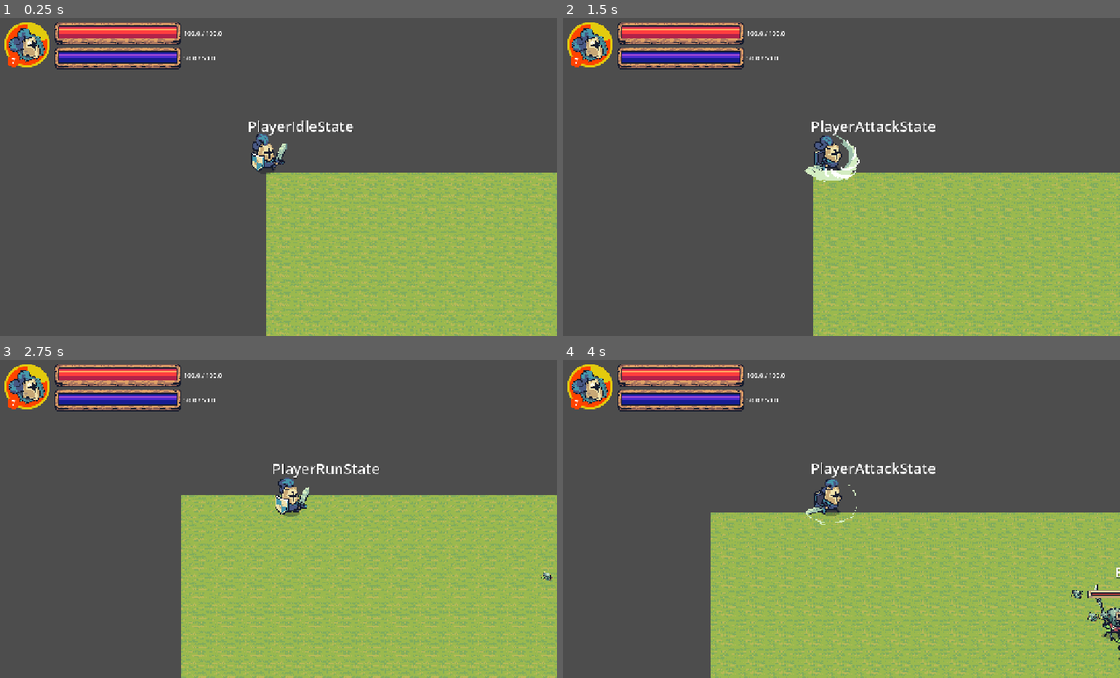
Above: before the commit, frames 1-4 (two rows, left to right).
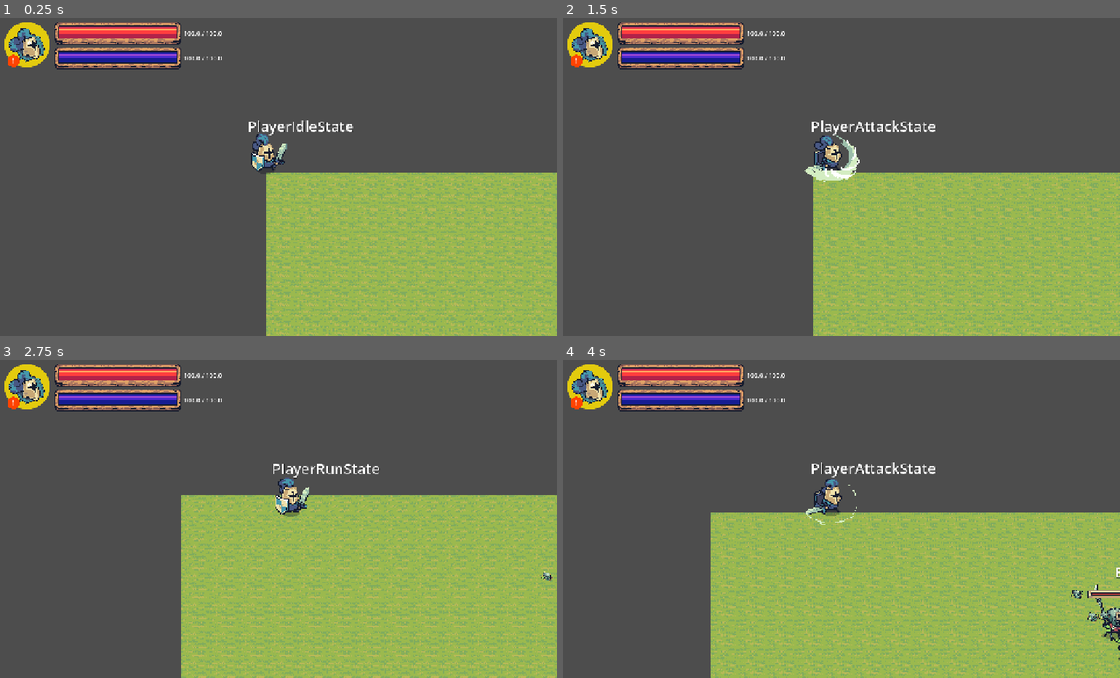
Above: after the commit, the same moments.

Repository: nidal1/rpg
Game: Godot game, scene res://scenes/world/world.tscn
The game is run twice, just before and just after one commit, with the same random seed, the same clock (stepped at 60 frames per second) and the same inputs.
Inputs (mouse positions are in pixels of both pictures, inside the frame that each line leads up to):
- Up to frame 1 (0.25 s): no input
- Up to frame 2 (1.5 s): move the mouse to (958, 154) at 0.52 s; hold D (move_right) 0.53-1.28 s; click (958, 154) at 0.67 s; move the mouse to (713, 189) at 1.27 s; hold S (move_down) from 1.28 s (still down)
- Up to frame 3 (2.75 s): move the mouse to (323, 442) at 2.02 s; release S (move_down) at 2.03 s; hold D (move_right) from 2.03 s (still down)
- Up to frame 4 (4 s): move the mouse to (802, 579) at 2.77 s; release D (move_right) at 2.78 s; hold W (move_up) 2.78-3.53 s; click (802, 579) at 2.92 s; move the mouse to (1003, 563) at 3.52 s; hold A (move_left) from 3.53 s (still down)

The runs differ from the first frame. In frame 1, 0.2% of the frame differs, in the area x 1-40%, y 2-15%; in frame 2, 0.2%; in frame 3, 0.2%; in frame 4, 0.2%.

Commit message:
implement basic leveling manager

Diff:
--- a/project.godot
+++ b/project.godot
@@ -20,6 +20,7 @@
 EventBus="*uid://cxtuwlek42x75"
 GameManager="*uid://cat3lf71wnt4v"
 SaveManager="*uid://cvsdpcrym128a"
+PlayerData="*uid://exb82x6c6fyk"
 
 [display]
 
--- a/resources/classes/warrior.tres
+++ b/resources/classes/warrior.tres
@@ -7,15 +7,18 @@
 [sub_resource type="Resource" id="Resource_ubu7b"]
 script = ExtResource("1_cmyj3")
 anim_name = "attack1"
+damage = 100.0
 metadata/_custom_type_script = "uid://bahe5wqw78xlr"
 
 [sub_resource type="Resource" id="Resource_qqrho"]
 script = ExtResource("1_cmyj3")
 anim_name = "attack2"
+damage = 100.0
 metadata/_custom_type_script = "uid://bahe5wqw78xlr"
 
 [resource]
 script = ExtResource("2_ubu7b")
 avatar_texture = ExtResource("1_ubu7b")
+max_mana = 100.0
 combo_chain = Array[ExtResource("1_cmyj3")]([SubResource("Resource_ubu7b"), SubResource("Resource_qqrho")])
 metadata/_custom_type_script = "uid://7oleemb4eeqr"
--- a/resources/enemies/enemy_params.gd
+++ b/resources/enemies/enemy_params.gd
@@ -8,3 +8,4 @@
 @export var attack_damage: float = 10.0
 @export var attack_range: float = 70.0
 @export var attack_cooldown: float = 2.2
+@export var xp_reward: int = 25
--- a/resources/enemies/goblin.tres
+++ b/resources/enemies/goblin.tres
@@ -8,4 +8,5 @@
 enemy_name = "Goblin"
 enemy_avatar = ExtResource("1_8t8dg")
 max_health = 200.0
+attack_damage = 5.0
 metadata/_custom_type_script = "uid://bqkdldqfccf6o"
--- a/scenes/ui/in_game_ui.tscn
+++ b/scenes/ui/in_game_ui.tscn
@@ -30,7 +30,7 @@
 layout_mode = 2
 size_flags_horizontal = 3
 
-[node name="TextureProgressBar" type="TextureProgressBar" parent="HeroContainer/Container" unique_id=991588088]
+[node name="LevelProgressBar" type="TextureProgressBar" parent="HeroContainer/Container" unique_id=991588088]
 layout_mode = 0
 offset_right = 40.0
 offset_bottom = 40.0
@@ -83,7 +83,7 @@
 texture = ExtResource("3_8o238")
 expand_mode = 1
 
-[node name="Label" type="Label" parent="HeroContainer/Container/Control" unique_id=1723217340]
+[node name="LevelLabel" type="Label" parent="HeroContainer/Container/Control" unique_id=1723217340]
 layout_mode = 1
 anchors_preset = 8
 anchor_left = 0.5
--- a/scripts/autoloads/event_bus.gd
+++ b/scripts/autoloads/event_bus.gd
@@ -1,6 +1,12 @@
 extends Node
 
-signal initialize_hero_stats(texture: Texture2D, max_health: float, max_mana: float)
+
+signal initialize_hero_stats(texture: Texture2D, max_health: float, max_mana: float, level: int, total_xp: int)
 signal update_hero_avatar_texture(texture: Texture2D)
 signal update_hp_bar_value(value: float)
 signal update_mana_bar_value(value: float)
+
+
+signal enemy_died(enemy: Enemy)
+signal xp_changed(current: int)
+signal level_up(new_level: int)
--- a/scripts/autoloads/game_manager.gd
+++ b/scripts/autoloads/game_manager.gd
@@ -1 +1,32 @@
 extends Node
+
+
+var level_scaler = 1.2
+
+func _ready() -> void:
+	EventBus.enemy_died.connect(_on_enemy_died)
+
+
+# leveling -----------------------------------------
+func _on_enemy_died(enemy: Enemy) -> void:
+	var xp_reward = enemy.enemy_params.xp_reward
+	if xp_reward > 0:
+		add_xp(xp_reward)
+
+func add_xp(amount: int) -> void:
+	var current_xp = PlayerData.get_current_xp() + amount
+	PlayerData.set_current_xp(current_xp)
+	EventBus.xp_changed.emit(current_xp)
+	if current_xp >= PlayerData.get_total_xp_to_next_level():
+		level_up()
+
+func level_up() -> void:
+
+	var player_level = PlayerData.get_player_level() + 1
+	PlayerData.set_player_level(player_level)
+
+	scalling_level_up()
+	EventBus.level_up.emit(player_level, PlayerData.get_total_xp_to_next_level())
+
+func scalling_level_up() -> void:
+	PlayerData.set_total_xp_to_next_level(int(level_scaler * PlayerData.get_total_xp_to_next_level()))
--- /dev/null
+++ b/scripts/autoloads/player_data.gd
@@ -0,0 +1,24 @@
+extends Node
+
+
+var __player_level: int = 1
+var __current_xp: int = 0
+var __total_xp_to_next_level: int = 75
+
+func set_player_level(new_level: int) -> void:
+	__player_level = new_level
+
+func get_player_level() -> int:
+	return __player_level
+
+func set_current_xp(new_xp: int) -> void:
+	__current_xp = new_xp
+
+func get_current_xp() -> int:
+	return __current_xp
+
+func set_total_xp_to_next_level(new_xp: int) -> void:
+	__total_xp_to_next_level = new_xp
+
+func get_total_xp_to_next_level() -> int:
+	return __total_xp_to_next_level
--- a/scripts/entities/in_game_ui.gd
+++ b/scripts/entities/in_game_ui.gd
@@ -6,13 +6,15 @@
 @onready var hp_label: Label = %HPLabel
 @onready var mana_bar: TextureProgressBar = %ManaBar
 @onready var mana_label: Label = %ManaLabel
+@onready var level_progress_bar: TextureProgressBar = $HeroContainer/Container/LevelProgressBar
+@onready var level_label: Label = $HeroContainer/Container/Control/LevelLabel
 
 
 func _ready():
-	EventBus.initialize_hero_stats.connect(initialize_hero)
+	EventBus.initialize_hero_stats.connect(_initialize_hero_stats)
 
 
-func initialize_hero(texture: Texture2D, max_health: float, max_mana: float) -> void:
+func _initialize_hero_stats(texture: Texture2D, max_health: float, max_mana: float, level: int, total_xp: int) -> void:
 	_set_hero_avatar_texture(texture)
 	hp_bar.max_value = max_health
 	hp_bar.value = max_health
@@ -21,9 +23,27 @@
 	hp_label.text = "%s / %s" % [max_health, max_health]
 	mana_label.text = "%s / %s" % [max_mana, max_mana]
 
+	level_label.text = "%s" % [level]
+	level_progress_bar.max_value = total_xp
+	level_progress_bar.value = 0
+
 	EventBus.update_hero_avatar_texture.connect(on_hero_avatar_texture)
 	EventBus.update_hp_bar_value.connect(on_hp_bar_value)
 	EventBus.update_mana_bar_value.connect(on_mana_bar_value)
+
+	EventBus.level_up.connect(_on_level_up)
+	EventBus.xp_changed.connect(_xp_changed)
+
+
+
+
+func _on_level_up(new_level: int, total_xp: int) -> void:
+	_set_level_label_text("%s" % [new_level])
+	_set_level_progress_bar_max_value(total_xp)
+
+func _xp_changed(current_xp: int) -> void:
+	_set_level_progress_bar_value(current_xp)
+
 
 
 func on_hero_avatar_texture(texture: Texture2D):
@@ -55,3 +75,9 @@
 
 
 func _set_mana_label_text(text: String): mana_label.text = text
+
+func _set_level_progress_bar_value(value: int): level_progress_bar.value = value
+
+func _set_level_progress_bar_max_value(value: int): level_progress_bar.max_value = value
+
+func _set_level_label_text(text: String): level_label.text = text
--- a/scripts/entities/player.gd
+++ b/scripts/entities/player.gd
@@ -44,7 +44,7 @@
 	speed = cls.speed # Inherited from Character base class
 	combo_chain = cls.combo_chain.duplicate(true)
 
-	EventBus.initialize_hero_stats.emit(cls.avatar_texture, current_health, current_mana)
+	EventBus.initialize_hero_stats.emit(cls.avatar_texture, current_health, current_mana, PlayerData.get_player_level(), PlayerData.get_total_xp_to_next_level())
 
 # ─── Input ───────────────────────────────────────────────
 func _unhandled_input(event: InputEvent) -> void:
--- a/scripts/entities/state_machine/states/enemy/enemy_dead_state.gd
+++ b/scripts/entities/state_machine/states/enemy/enemy_dead_state.gd
@@ -6,6 +6,8 @@
 	actor.velocity = Vector2.ZERO
 
 	# Handle specific death logic via virtual function
+	EventBus.enemy_died.emit(actor)
+
 	actor._die()
 	actor.on_died.emit()
 
Not shown, added: scripts/autoloads/player_data.gd.uid
